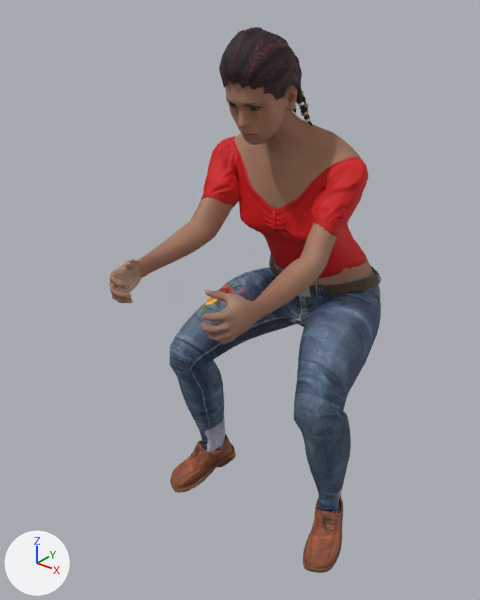
Renders of the glTF model assets/personaggi/realistici/sella-lunga/donna-02.glb from each side of a commit.
Camera for both pictures: a camera (50 mm lens) standing at (0.95, -1.594, 1.493) and looking at (-0.055, -0.337, 0.714). The axes (+X, +Y, +Z) are drawn at lower left. The lights are the same throughout. The picture after the commit comes second. Vertices at exactly the same position are counted once.

Objects in the first picture: 'Human', 'Human.elvs_braided_rows', 'Human.mindfront_female_trousers_1', 'Human.punkduck_retro_top', 'Human.shoes01'.
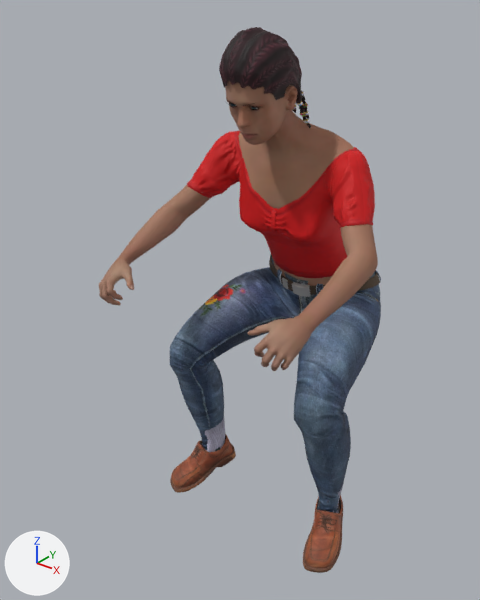
What the commit changed:
me_base_006 is used by ob_human; location (0.0, 0.0, -0.232).
me_base_006 had 8819 vertices, 17380 faces and spanned x -0.212..0.212, y -0.694..0.061, z 0.908..1.585.
me_base_006 now has 8819 vertices, 17380 faces and spans x -0.325..0.325, y -0.64..0.061, z 0.908..1.585.
me_base_006 part 1: 4305 of 8819 vertices moved; they spanned x -0.212..0.212, y -0.694..-0.101, z 1.032..1.413 and now span x -0.325..0.325, y -0.64..-0.1, z 0.973..1.413; mean shift (0.0, 0.045, -0.042); largest move (-0.117, -0.662, 1.043) -> (-0.252, -0.597, 0.973).
me_vintagetop is used by ob_human_punkduck_retro_top; location (0.0, 0.0, -0.232).
me_vintagetop had 1695 vertices, 3212 faces and spanned x -0.228..0.228, y -0.33..0.022, z 0.965..1.345.
me_vintagetop now has 1695 vertices, 3212 faces and spans x -0.277..0.277, y -0.318..0.022, z 0.965..1.358.
me_vintagetop part 2: 1060 of 1695 vertices moved; they spanned x -0.228..0.228, y -0.33..-0.081, z 1.139..1.345 and now span x -0.277..0.277, y -0.318..-0.081, z 1.138..1.358; mean shift (0.0, 0.003, 0.008); largest move (-0.154, -0.255, 1.164) -> (-0.252, -0.232, 1.19).

Changed parts and their boxes (x1, y1, x2, y2) in the pictures (480 x 600 px; the box of a moved part takes in the faces that stretch with it):
'Human', reshaped (10% taller): before (109, 81, 373, 344); after (99, 81, 378, 371)
'Human.punkduck_retro_top', reshaped (12% wider): before (200, 136, 368, 278); after (187, 131, 375, 278)
part 1 of me_base_006, moved or reshaped: before (109, 122, 360, 344); after (99, 122, 378, 371)
part 2 of me_vintagetop, moved or reshaped: before (200, 136, 368, 237); after (187, 131, 375, 242)
